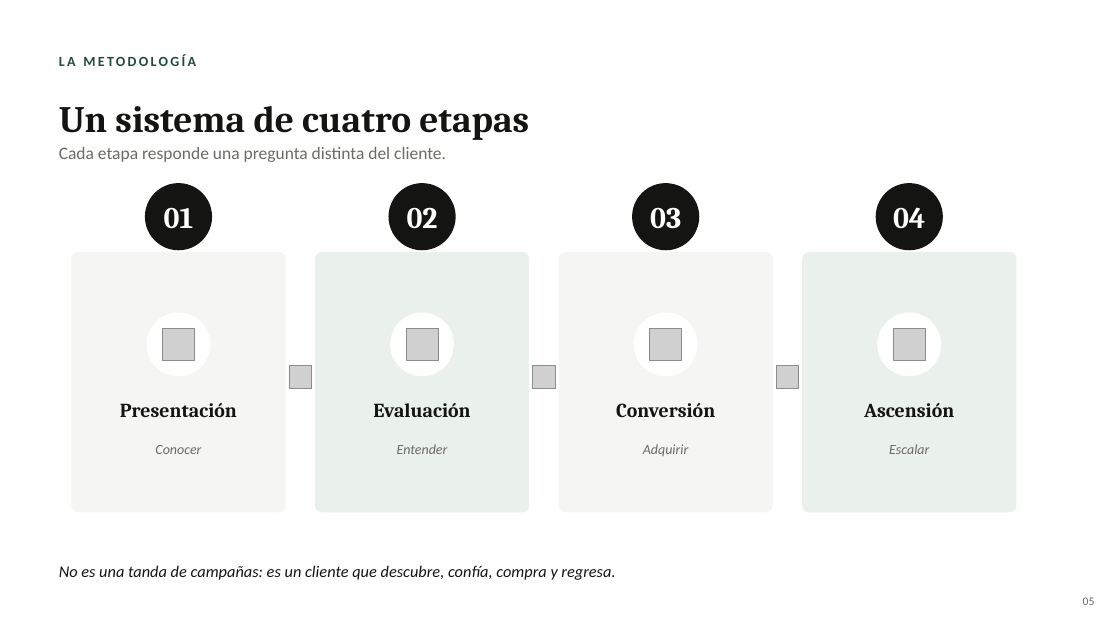
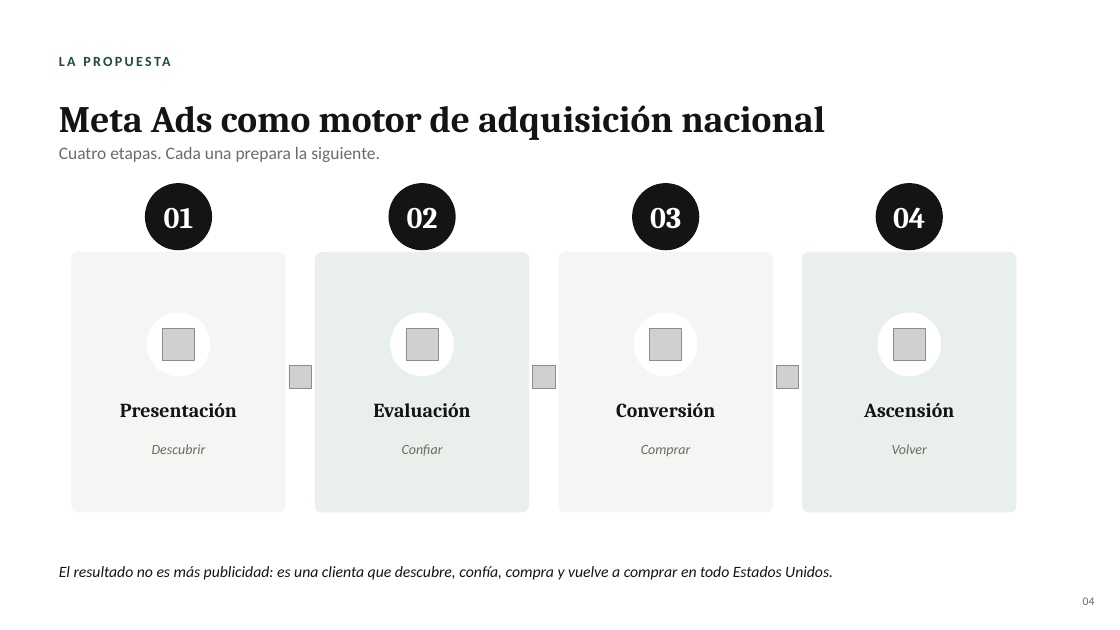
Before and after one commit to rozoerik-eng/Presentaciones-y-varios, a slide deck: slide 4 of Andres - Productos para el Cabello (EEUU)/HairTouch_by_Sandra_Metodologia.pptx (slide 5 before the commit). Drawn at 1120x630 pixels with LibreOffice and Linux fonts; fonts in the diff are those of the drawing; grey boxes stand for pictures. Boxes give left, top, right and bottom in pixels: in the first picture for what was removed or moved away, otherwise in the second. Text is boxed around its words. In the diff, an @@ line names an element or a change of style, - is before the commit and + after.

```diff
--- a/Andres - Productos para el Cabello (EEUU)/HairTouch_by_Sandra_Metodologia.pptx
+++ b/Andres - Productos para el Cabello (EEUU)/HairTouch_by_Sandra_Metodologia.pptx
@@ text at [59,54,196,66]: text changed @@
-LA METODOLOGÍA
+LA PROPUESTA
@@ text at [59,105,825,140]: text changed @@
-Un sistema de cuatro etapas
+Meta Ads como motor de adquisición nacional
@@ text at [59,147,380,162]: text changed @@
-Cada etapa responde una pregunta distinta del cliente.
+Cuatro etapas. Cada una prepara la siguiente.
@@ rounded rectangle at [315,252,529,513]: fill #EAF0EC to #E9EFEA @@
@@ rounded rectangle at [802,252,1017,513]: fill #EAF0EC to #E9EFEA @@
@@ text at [152,444,206,454]: text changed @@
-Conocer
+Descubrir
@@ text at [402,444,443,456]: text changed @@
-Entender
+Confiar
@@ text at [641,445,690,456]: text changed @@
-Adquirir
+Comprar
@@ text at [892,444,927,454]: text changed @@
-Escalar
+Volver
@@ text at [59,566,833,580]: text changed; size 14 to 13.5 pt @@
-No es una tanda de campañas: es un cliente que descubre, confía, compra y regresa.
+El resultado no es más publicidad: es una clienta que descubre, confía, compra y vuelve a comprar en todo Estados Unidos.
@@ text at [1083,597,1095,605]: text changed @@
-05
+04
```
Also in this commit, not shown: 2 other slides changed, 13 slides added, 15 slides removed.
